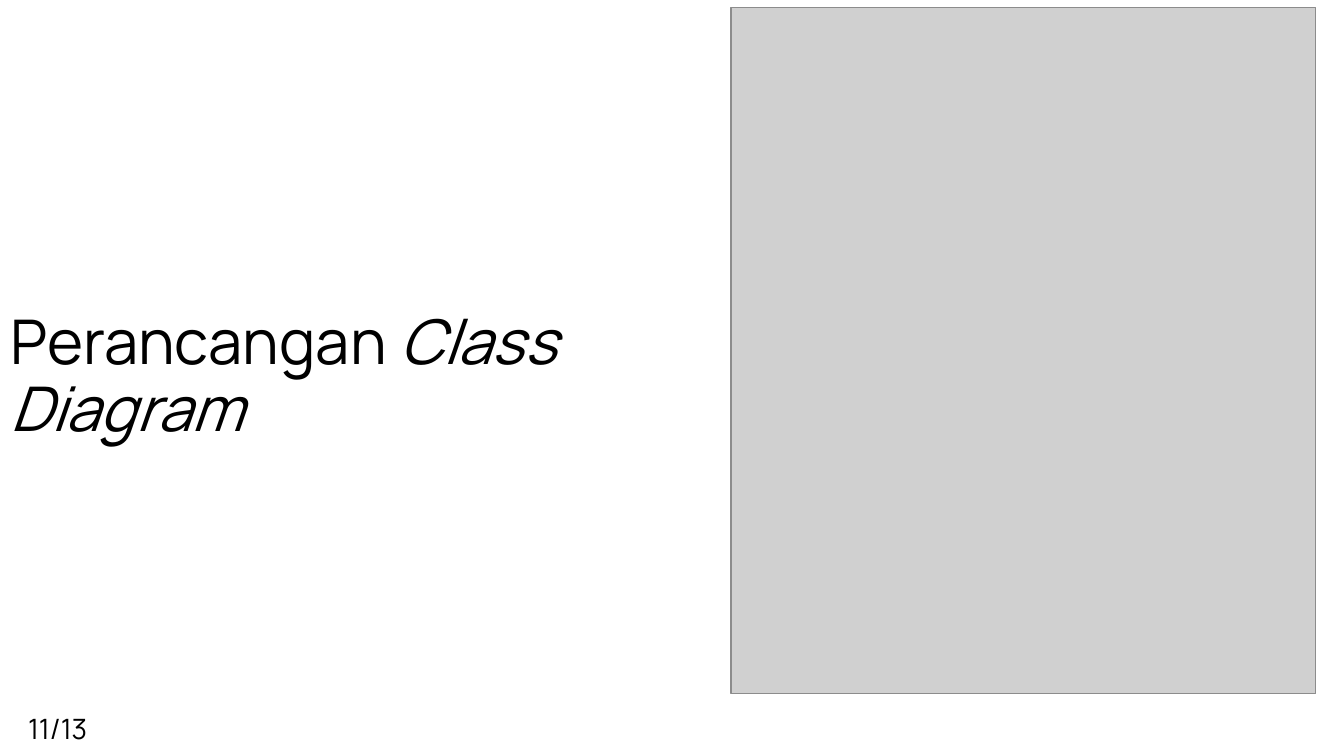
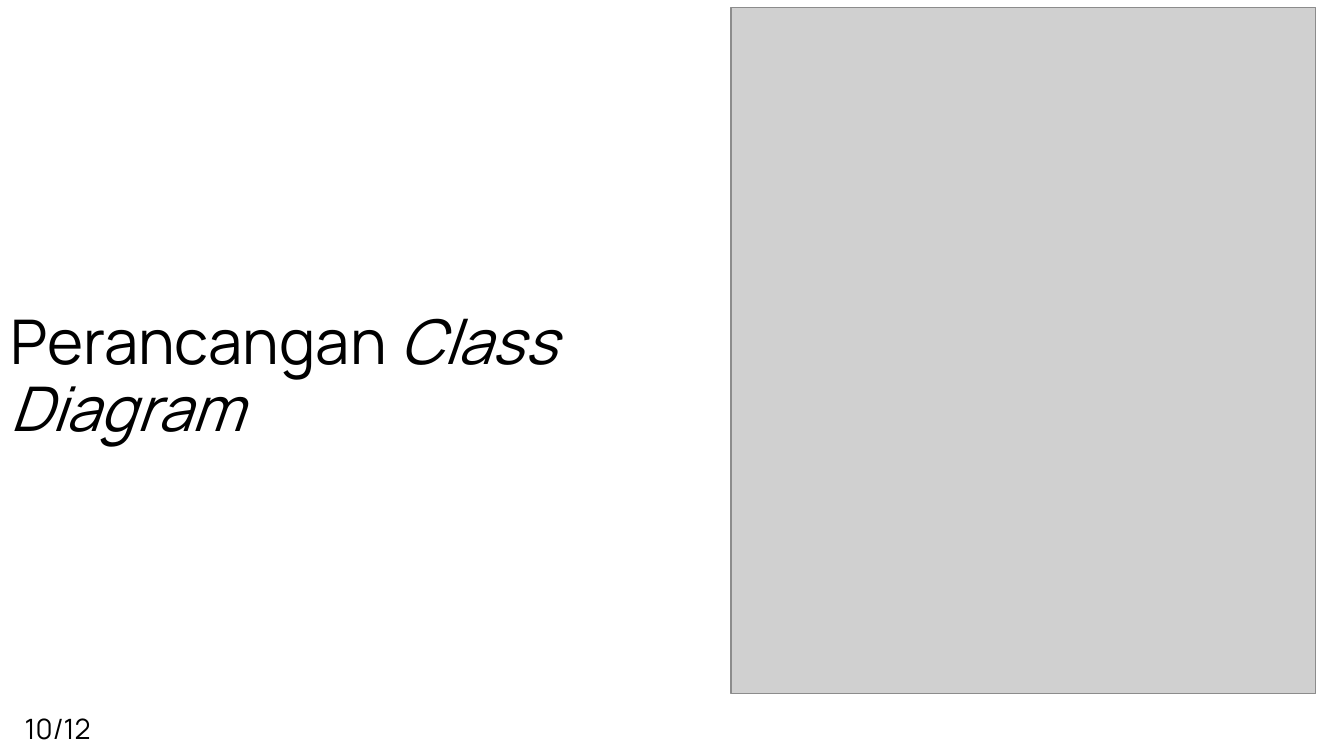
Before and after one commit to F13nd-RifanAlamsyah/skripsi, a slide deck: slide 10 of PPT_Skirpsi.pptx (slide 11 before the commit). Drawn at 1344x756 pixels with LibreOffice and Linux fonts; fonts in the diff are those of the drawing; grey boxes stand for pictures; background and template pictures are left out. Boxes give left, top, right and bottom in pixels: in the first picture for what was removed or moved away, otherwise in the second. Text is boxed around its words. In the diff, an @@ line names an element or a change of style, - is before the commit and + after.

```diff
--- a/PPT_Skirpsi.pptx
+++ b/PPT_Skirpsi.pptx
@@ text at (x1=25, y1=718, x2=91, y2=740): text changed @@
-11/13
+10/12
```
Also in this commit, not shown: 11 other slides changed, 1 slide added, 1 slide removed.
